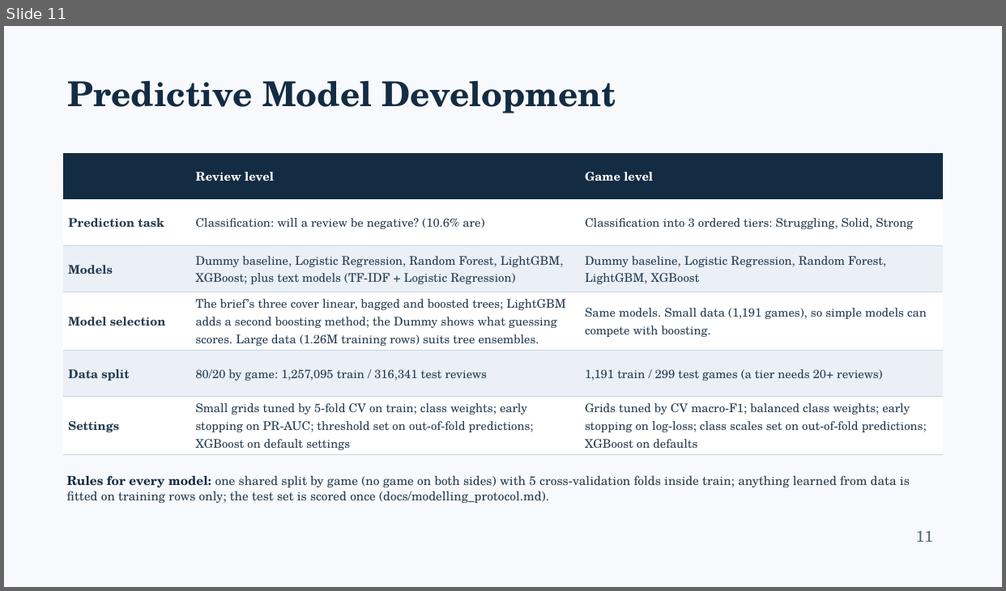
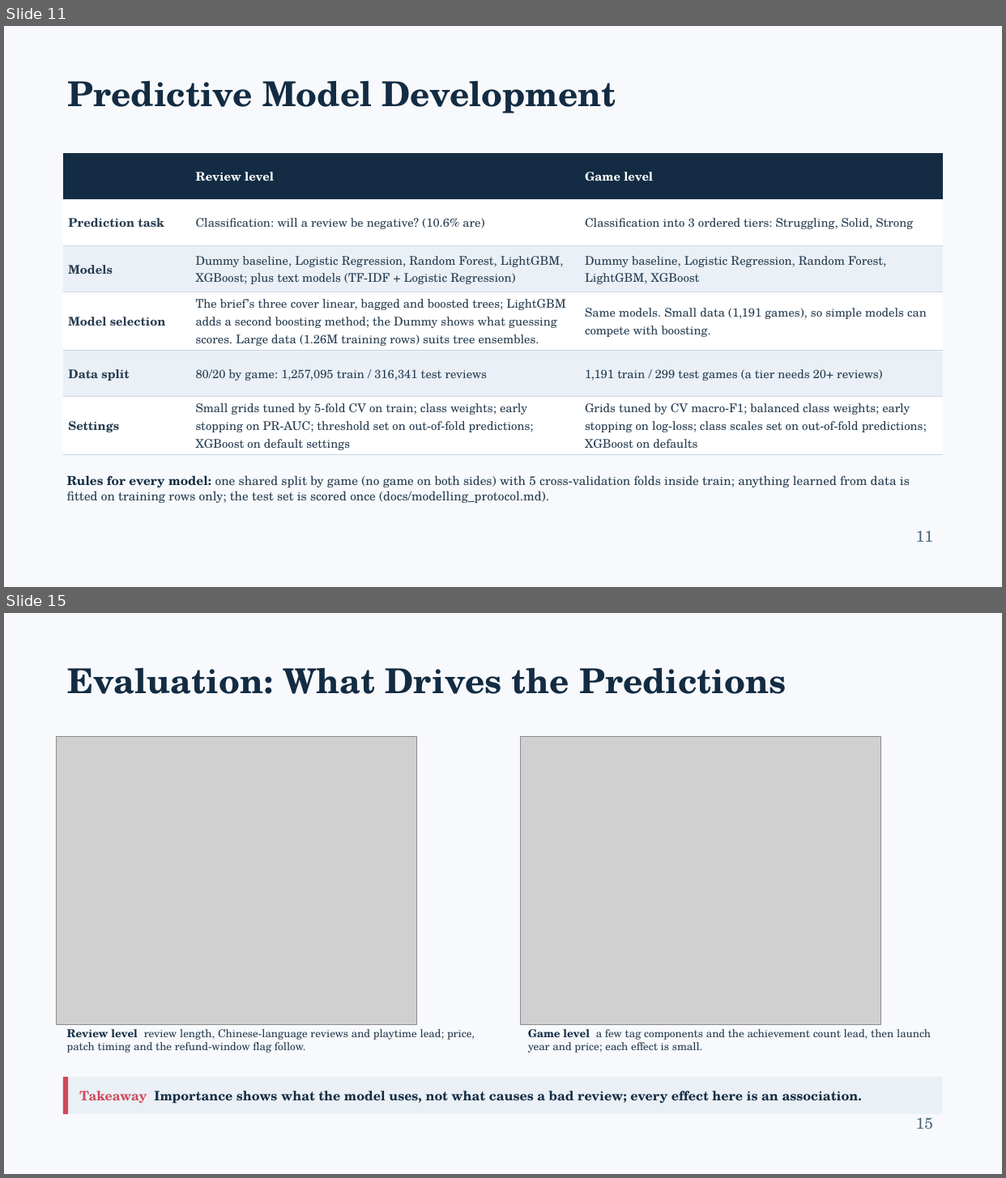
Before and after one commit to Shan713/IndieGuard, a slide deck: slides/review1.pptx. Shown one above the other, each under a label of ours: slide 11 before the commit, slides 11 and 15 after it; the slides between them are not shown. The pictures are 1006x591 and 1006x1178 pixels, drawn with LibreOffice and Linux fonts; fonts in the diff are those of the drawing; grey boxes stand for pictures. Boxes give left, top, right and bottom in pixels: in the first picture for what was removed or moved away, otherwise in the second. Text is boxed around its words. In the diff, an @@ line names an element or a change of style, - is before the commit and + after.

Commit message:
Add text-model test detail (accuracy, confusion matrix) and three evaluation slides

```diff
--- a/slides/review1.pptx
+++ b/slides/review1.pptx
@@ slide 15 added at (4,613,1002,1174), background #F7F9FC @@
@@ text added at (67,668,786,694), 33 pt, text #132C43, bold @@
+Evaluation: What Drives the Predictions
@@ picture added at (57,736,416,1024) @@
@@ picture added at (521,736,880,1024) @@
@@ text added at (67,1029,475,1053), 10.5 pt, text #263C50 @@
+Review level review length, Chinese-language reviews and playtime lead; price, patch timing and the refund-window flag follow.
@@ text added at (528,1029,931,1053), 10.5 pt, text #263C50 @@
+Game level a few tag components and the achievement count lead, then launch year and price; each effect is small.
@@ rectangle added at (63,1077,68,1114), fill #D1495B @@
@@ rectangle added at (68,1077,943,1114), fill #EAF0F6, 12.5 pt, text #132C43, bold @@
+Takeaway Importance shows what the model uses, not what causes a bad review; every effect here is an association.
@@ text added at (916,1118,933,1129), 15 pt, text #48677E @@
+15
```
Also in this commit, not shown: 3 slides changed, 2 other slides added, 3 other files.
